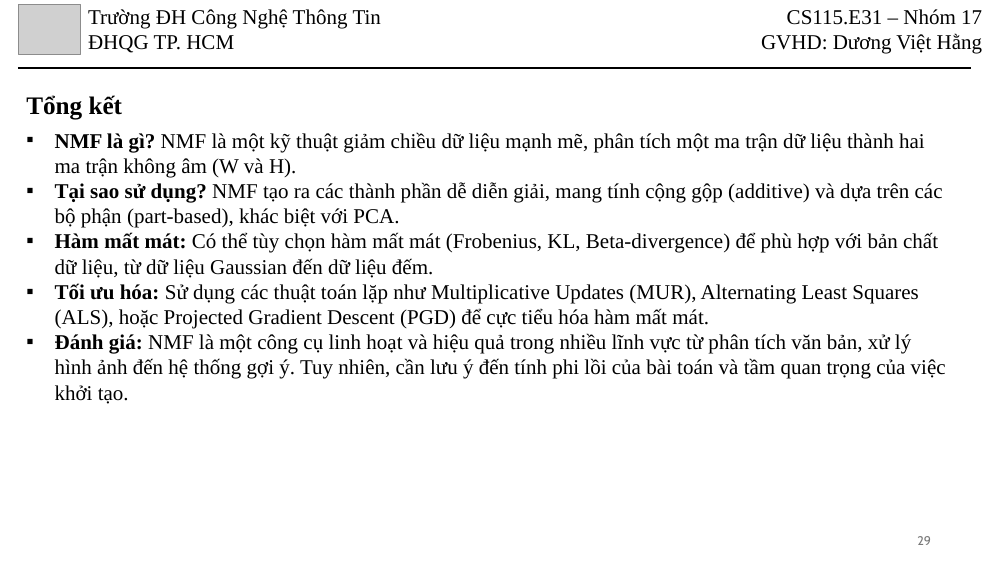
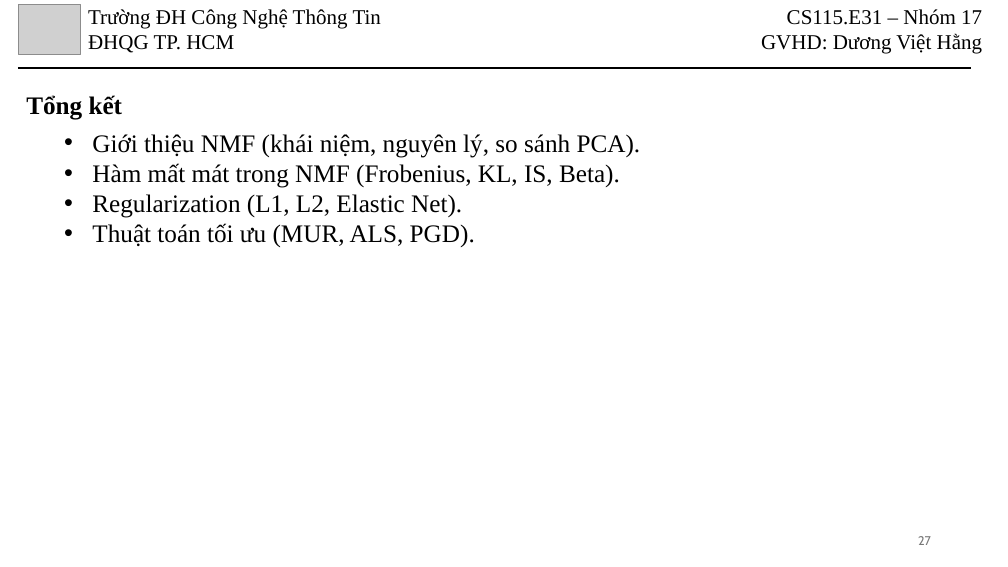
Before and after one commit to HoanHang/AI-UIT, a slide deck: slide 27 of Toan_KHMT/BaoCao/CS115-Nhom17-NMF.pptx (slide 29 before the commit). Drawn at 1008x567 pixels with LibreOffice and Linux fonts; fonts in the diff are those of the drawing; grey boxes stand for pictures. Boxes give left, top, right and bottom in pixels: in the first picture for what was removed or moved away, otherwise in the second. Text is boxed around its words. In the diff, an @@ line names an element or a change of style, - is before the commit and + after.

```diff
--- a/Toan_KHMT/BaoCao/CS115-Nhom17-NMF.pptx
+++ b/Toan_KHMT/BaoCao/CS115-Nhom17-NMF.pptx
@@ text at [92, 134, 641, 247]: text changed; size 20 to 24 pt @@
-▪ NMF là gì? NMF là một kỹ thuật giảm chiều dữ liệu mạnh mẽ, phân tích một ma trận dữ liệu thành hai ma trận không âm (W và H).
-▪ Tại sao sử dụng? NMF tạo ra các thành phần dễ diễn giải, mang tính cộng gộp (additive) và dựa trên các bộ phận (part-based), khác biệt với PCA.
-▪ Hàm mất mát: Có thể tùy chọn hàm mất mát (Frobenius, KL, Beta-divergence) để phù hợp với bản chất dữ liệu, từ dữ liệu Gaussian đến dữ liệu đếm.
-▪ Tối ưu hóa: Sử dụng các thuật toán lặp như Multiplicative Updates (MUR), Alternating Least Squares (ALS), hoặc Projected Gradient Descent (PGD) để cực tiểu hóa hàm mất mát.
-▪ Đánh giá: NMF là một công cụ linh hoạt và hiệu quả trong nhiều lĩnh vực từ phân tích văn bản, xử lý hình ảnh đến hệ thống gợi ý. Tuy nhiên, cần lưu ý đến tính phi lồi của bài toán và tầm quan trọng của việc khởi tạo.
+  • Giới thiệu NMF (khái niệm, nguyên lý, so sánh PCA).
+  • Hàm mất mát trong NMF (Frobenius, KL, IS, Beta).
+  • Regularization (L1, L2, Elastic Net).
+  • Thuật toán tối ưu (MUR, ALS, PGD).
@@ page number at [918, 536, 931, 545]: text changed @@
-29
+27
```
Also in this commit, not shown: 22 other slides changed, 2 slides removed.
